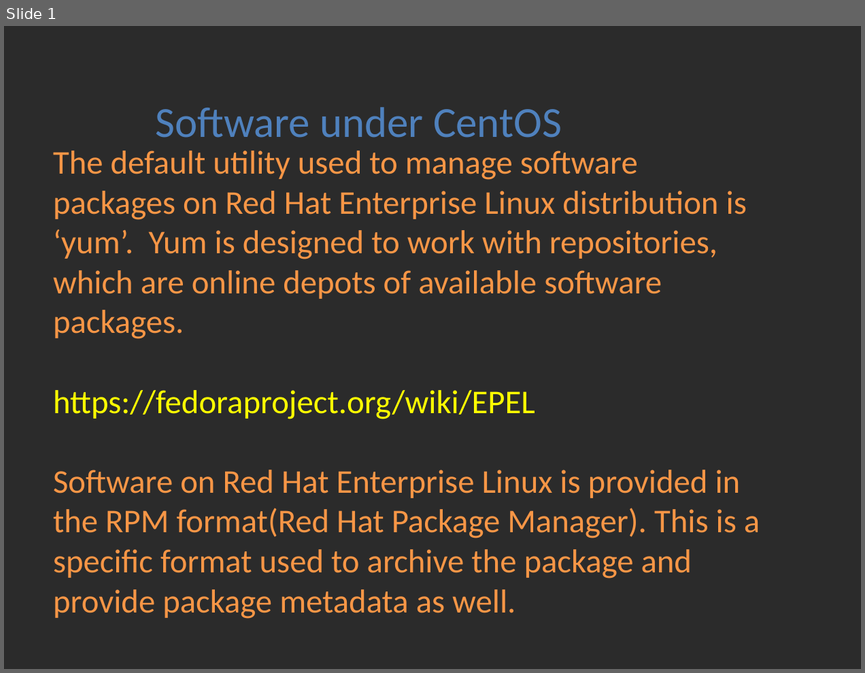
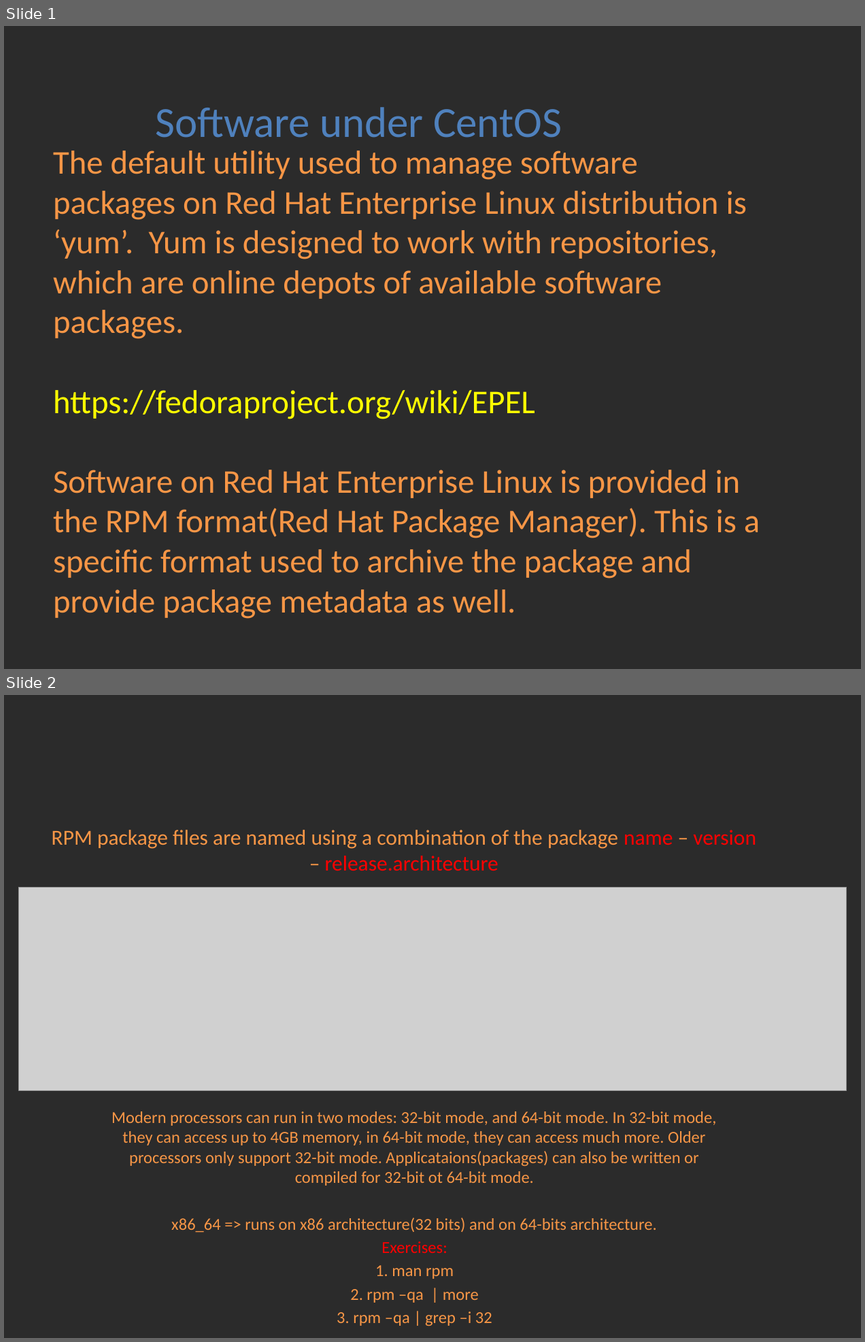
Before and after one commit to Academy-Soft-Intellect/Linux-Course, a slide deck: 9.SoftwareManagementAndCron/09-SoftwareManagementAndCron.pptx. Shown one above the other, each under a label of ours: slide 1 before the commit, slides 1 and 2 after it. The pictures are 865x673 and 865x1342 pixels, drawn with LibreOffice and Linux fonts; fonts in the diff are those of the drawing; grey boxes stand for pictures; background and template pictures are left out; a plain dark background stands for a picture behind light text. Boxes give left, top, right and bottom in pixels: in the first picture for what was removed or moved away, otherwise in the second. Text is boxed around its words. In the diff, an @@ line names an element or a change of style, - is before the commit and + after.

```diff
--- a/9.SoftwareManagementAndCron/09-SoftwareManagementAndCron.pptx
+++ b/9.SoftwareManagementAndCron/09-SoftwareManagementAndCron.pptx
@@ slide 2 added at [4, 695, 861, 1338], background picture (left out) @@
@@ title added at [52, 830, 756, 871], 18 pt, text #F79646 @@
+RPM package files are named using a combination of the package name – version – release.architecture
@@ picture added at [18, 887, 847, 1091] @@
@@ subtitle added at [111, 1111, 717, 1326], 14 pt, text #F79646 @@
+Modern processors can run in two modes: 32-bit mode, and 64-bit mode. In 32-bit mode, they can access up to 4GB memory, in 64-bit mode, they can access much more. Older processors only support 32-bit mode. Applicataions(packages) can also be written or compiled for 32-bit ot 64-bit mode.
+x86_64 => runs on x86 architecture(32 bits) and on 64-bits architecture.
+Exercises:
+1. man rpm
+2. rpm –qa | more
+3. rpm –qa | grep –i 32
```
Also in this commit, not shown: 2 slides changed, 2 other slides added.
